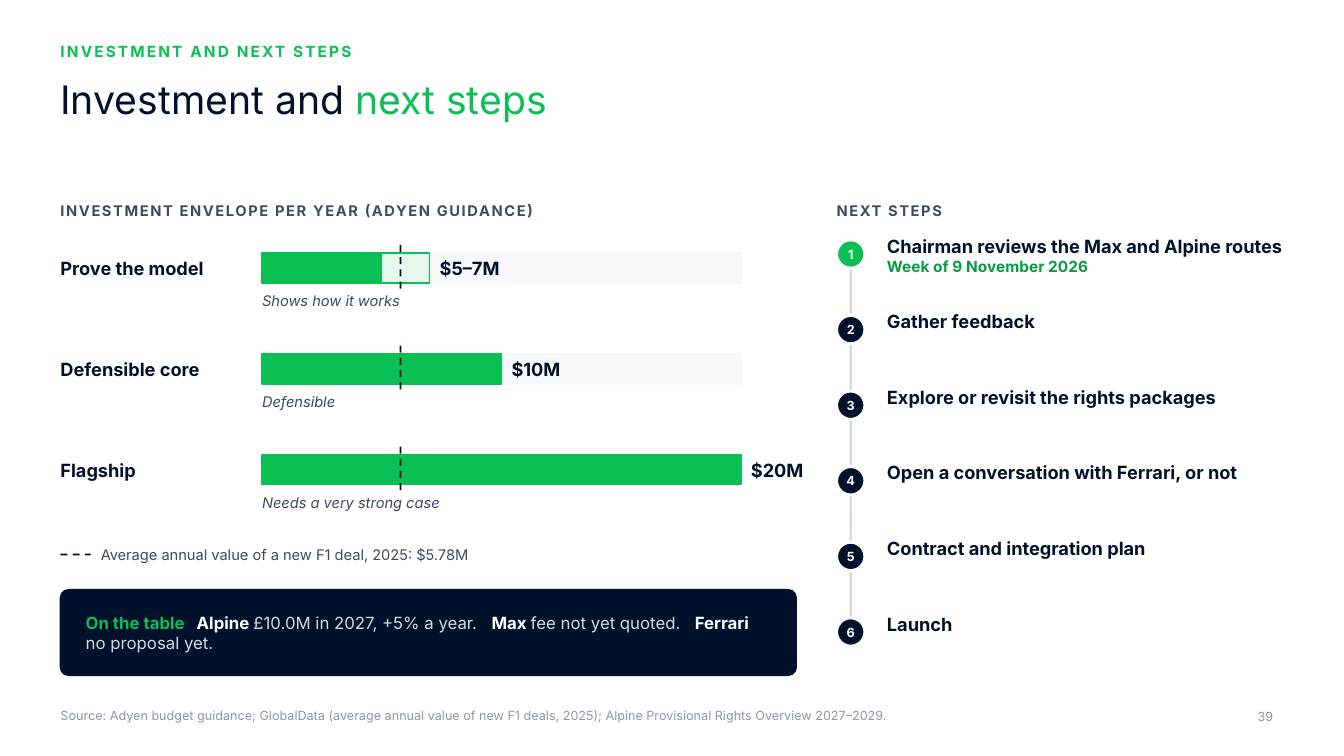
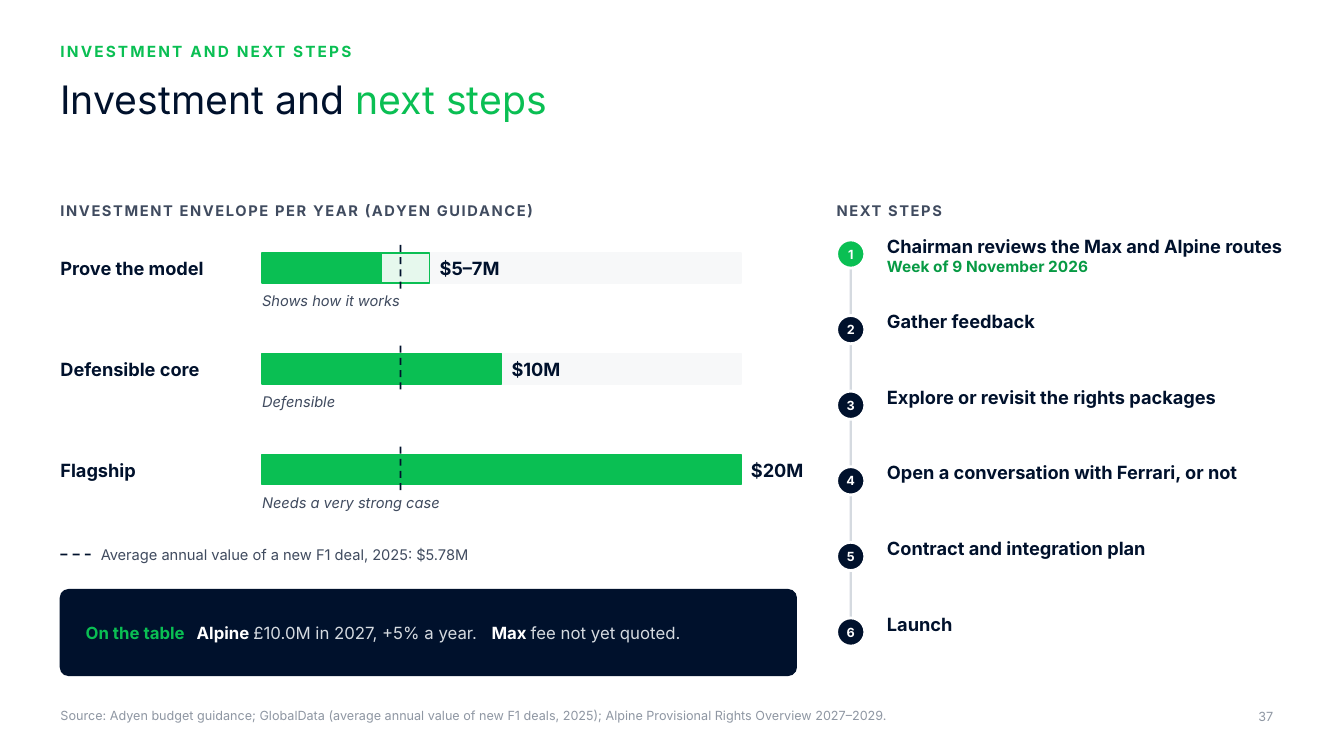
Before and after one commit to rahulgopalan42/rg42, a slide deck: slide 37 of adyen-f1-deck/Adyen x F1 - Chairman deck.pptx (slide 39 before the commit). Drawn at 1344x756 pixels with LibreOffice and Linux fonts; fonts in the diff are those of the drawing; background and template pictures are left out. Boxes give left, top, right and bottom in pixels: in the first picture for what was removed or moved away, otherwise in the second. Text is boxed around its words. In the diff, an @@ line names an element or a change of style, - is before the commit and + after.

```diff
--- a/adyen-f1-deck/Adyen x F1 - Chairman deck.pptx
+++ b/adyen-f1-deck/Adyen x F1 - Chairman deck.pptx
@@ text at bbox=[86, 626, 681, 643]: text changed @@
-On the table Alpine £10.0M in 2027, +5% a year. Max fee not yet quoted. Ferrari no proposal yet.
+On the table Alpine £10.0M in 2027, +5% a year. Max fee not yet quoted.
@@ page number at bbox=[1258, 712, 1273, 721]: text changed @@
-39
+37
```
Also in this commit, not shown: 19 other slides changed, 1 slide added, 8 other files.
